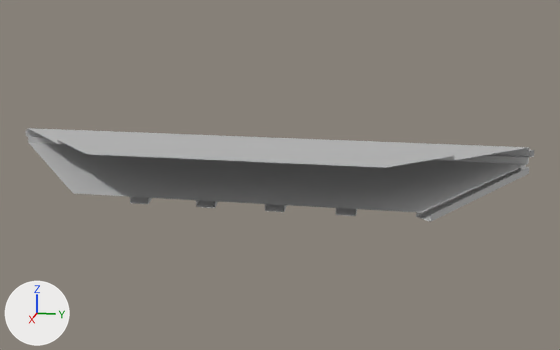
A saved change to the FBX model Assets/Environment/Models/Temple/Basement_Temple.fbx.
The view is the same before and after, from a 50 mm camera at (19.51, 5.25, 5.36) aimed at (-2.23, 0.9, -0.07). Every picture has the same lights, and +X, +Y and +Z are marked at lower left. Where no turn or scale is listed for an object, it has been applied to the vertices.

The scene before the commit, as lines of its bpy script (objects in view):
```python
mat_m_temple = principled_material('M_Temple')
mat_m_temple.base_color = (0.5, 0.5, 0.5)  # grey #bcbcbc
me_mesh = bpy.data.meshes.new('Mesh')
me_mesh.from_pydata(...)  # 70 vertices, 38 faces; spans x -4.1..0.0, y -8.2..8.2, z -0.8..0.8
me_mesh.materials.append(mat_m_temple)  # grey #bcbcbc
ob_basement_temple = bpy.data.objects.new('Basement_Temple', me_mesh)
ob_basement_temple.location = (0.0, 0.0, 0.0)
```
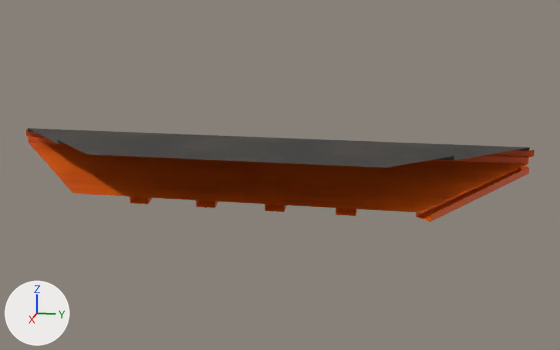
Boxes (x1, y1, x2, y2) around the edits, measured in the pictures (560 x 350 px):
'Basement_Temple', surface changed: (26, 128, 534, 222) in both

What the commit changed:
Picture 'Trim_Japan_Albedo.png' (img_trim_japan_albedo_png) is new.
In material 'M_Temple' (mat_m_temple), base_color is no longer (0.5, 0.5, 0.5), grey #bcbcbc.
In material 'M_Temple' (mat_m_temple), texture is now set to img_trim_japan_albedo_png.
me_mesh has 70 vertices, 38 faces and spans x -4.1..0.0, y -8.2..8.2, z -0.8..0.8.
me_mesh is used by ob_basement_temple; location (0.0, 0.0, 0.0).
me_mesh part 1: texture (UV) coordinates of 38 of 38 faces, centred in x -4.1..-0.9, y -4.1..7.8, z -0.4..0.8, changed; they spanned u 0.0..1.0, v 0.0..0.1 and now span u 0.0..0.99, v 0.17..0.73.
